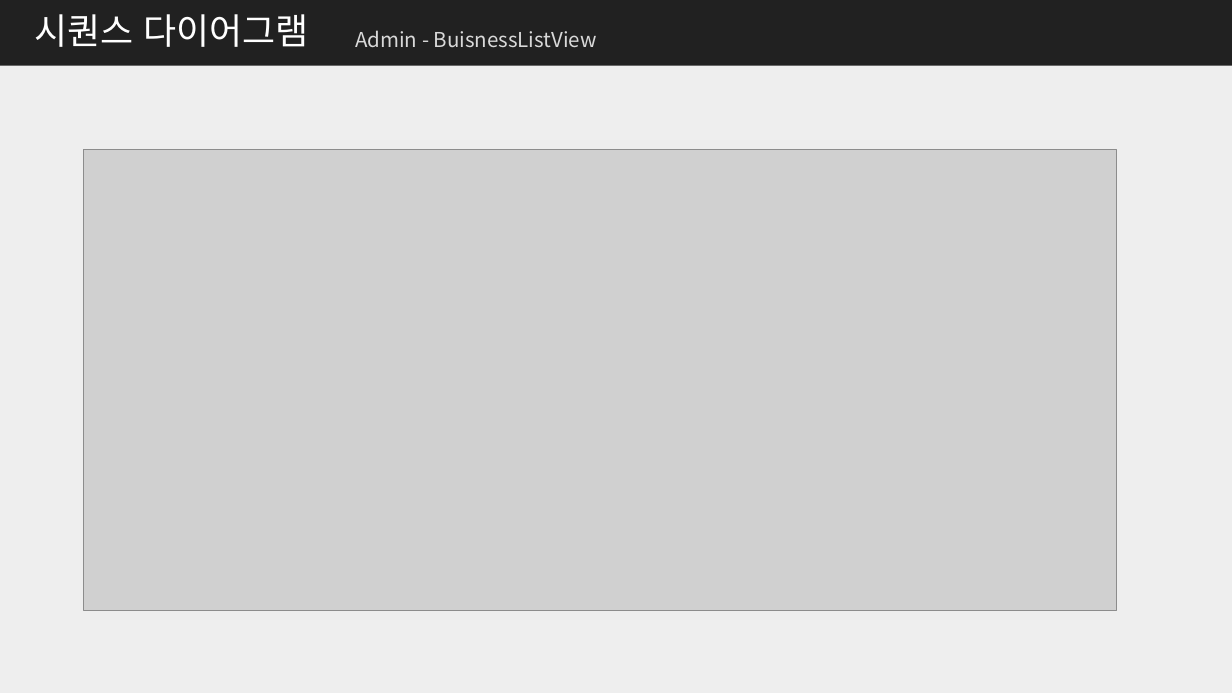
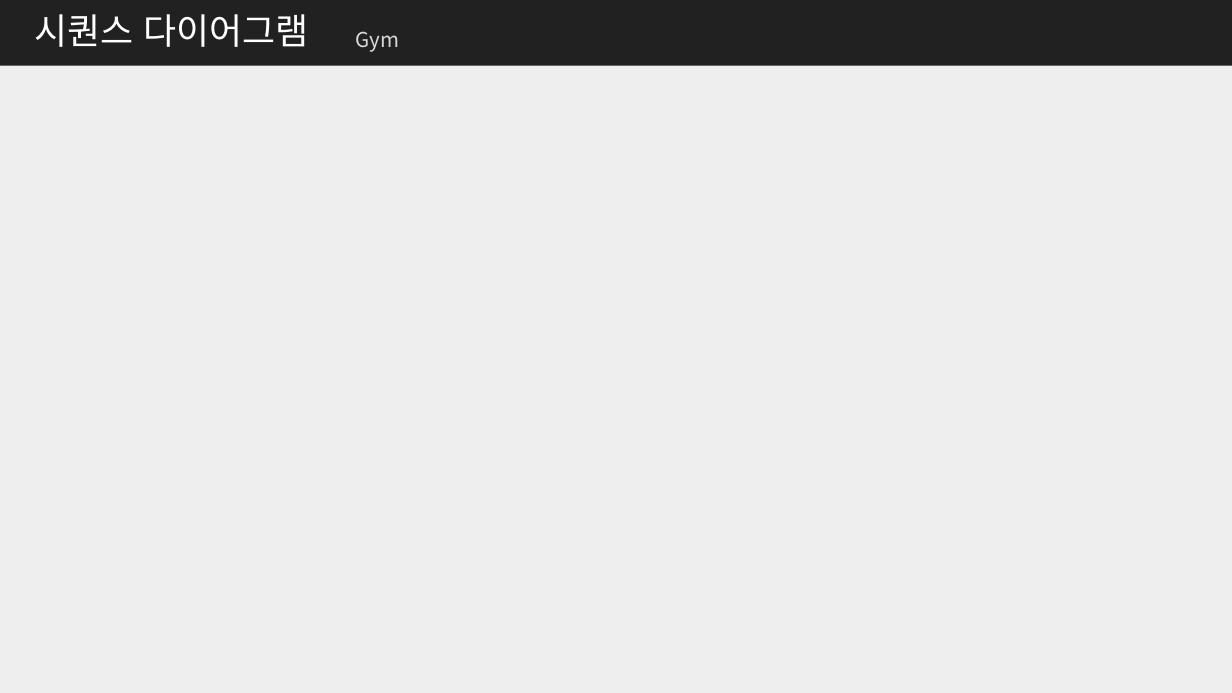
Before and after one commit to me0768/KHFinalProject, a slide deck: slide 29 of 보고서/클래스설계서_Final_Project.pptx (slide 41 before the commit). Drawn at 1232x693 pixels with LibreOffice and Linux fonts; fonts in the diff are those of the drawing; grey boxes stand for pictures. Boxes give left, top, right and bottom in pixels: in the first picture for what was removed or moved away, otherwise in the second. Text is boxed around its words. In the diff, an @@ line names an element or a change of style, - is before the commit and + after.

```diff
--- a/보고서/클래스설계서_Final_Project.pptx
+++ b/보고서/클래스설계서_Final_Project.pptx
@@ text at (355,31,399,52): text changed @@
-Admin - BuisnessListView
+Gym
@@ picture removed at (84,149,1117,610) @@
```
Also in this commit, not shown: 14 other slides changed, 6 slides removed, 16 other files.
